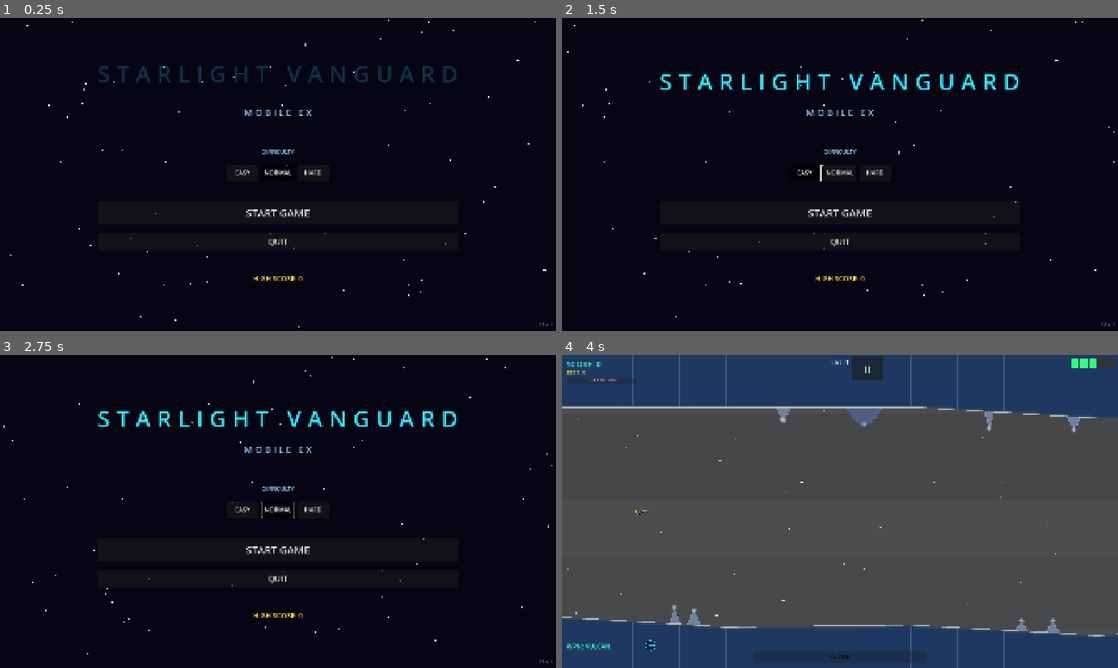
Above: before the commit, frames 1-4 (two rows, left to right).
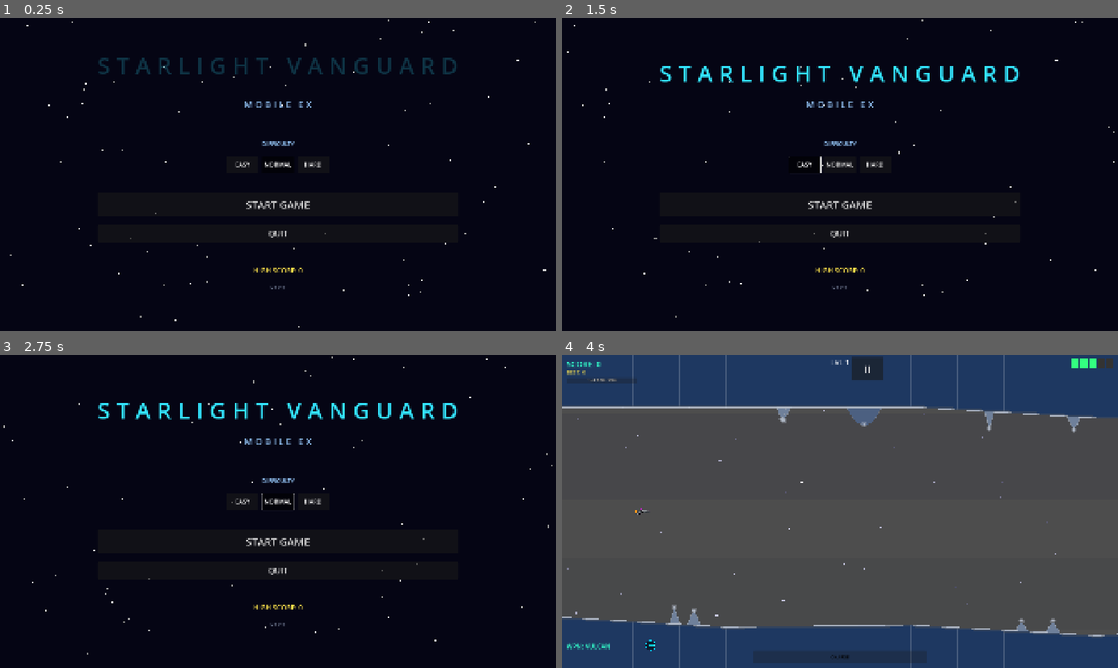
Above: after the commit, the same moments.

Repository: b6-stack/rtype-game
Game: Godot game, scene res://scenes/main_menu/MainMenu.tscn
Same seed, same stepped clock (60 frames per second), same inputs: the game is played once before the commit and once after it.
Inputs:
- Up to frame 1 (0.25 s): no input
- Up to frame 2 (1.5 s): click "EASY" at 0.5 s; click "EASY" at 1.25 s
- Up to frame 3 (2.75 s): click "NORMAL" at 2 s
- Up to frame 4 (4 s): click "NORMAL" at 2.75 s; click "START GAME" at 3.5 s

The runs differ from the first frame. In frame 1, 2.7% of the frame differs, in the area x 17-100%, y 12-99%; in frame 2, 3.2%, in the area x 17-100%, y 15-99%; in frame 3, 3.2%; in frame 4, nothing differs.

Commit message:
Move version label into the visible menu layout
The version label was anchored to the bottom-right screen corner,
which likely sat under/near the Android gesture nav area or was just
too subtle (small, low-alpha, far corner) to notice. Moved it into
the main VBox below the high score, guaranteed visible layout space
regardless of screen safe-area insets.

Co-Authored-By: Claude Sonnet 5 <noreply@anthropic.com>

Diff:
--- a/autoloads/GameState.gd
+++ b/autoloads/GameState.gd
@@ -8,7 +8,7 @@
 
 ## Bump this alongside export_presets.cfg's version/name on every release
 ## so the main menu version label reflects what's actually installed.
-const APP_VERSION := "1.2.1"
+const APP_VERSION := "1.2.2"
 
 signal score_changed(new_score: int)
 signal lives_changed(new_lives: int)
--- a/scenes/main_menu/MainMenu.gd
+++ b/scenes/main_menu/MainMenu.gd
@@ -5,7 +5,7 @@
 @onready var _quit_btn: Button = $Center/VBox/QuitButton
 @onready var _hi_score_label: Label = $Center/VBox/HiScoreLabel
 @onready var _star_container: Node2D = $StarContainer
-@onready var _version_label: Label = $VersionLabel
+@onready var _version_label: Label = $Center/VBox/VersionLabel
 @onready var _difficulty_buttons: Array[Button] = [
 	$Center/VBox/DifficultyRow/EasyButton,
 	$Center/VBox/DifficultyRow/NormalButton,
--- a/scenes/main_menu/MainMenu.tscn
+++ b/scenes/main_menu/MainMenu.tscn
@@ -116,18 +116,9 @@
 theme_override_font_sizes/font_size = 24
 theme_override_colors/font_color = Color(1.0, 0.9, 0.3, 1)
 
-[node name="VersionLabel" type="Label" parent="."]
-layout_mode = 1
-anchors_preset = 3
-anchor_left = 1.0
-anchor_top = 1.0
-anchor_right = 1.0
-anchor_bottom = 1.0
-offset_left = -160.0
-offset_top = -36.0
-offset_right = -12.0
-offset_bottom = -8.0
+[node name="VersionLabel" type="Label" parent="Center/VBox"]
+layout_mode = 2
 text = "v0.0.0"
-horizontal_alignment = 2
-theme_override_font_sizes/font_size = 16
-theme_override_colors/font_color = Color(0.5, 0.55, 0.65, 0.8)
+horizontal_alignment = 1
+theme_override_font_sizes/font_size = 18
+theme_override_colors/font_color = Color(0.55, 0.6, 0.7, 0.9)
Not shown, changed: export_presets.cfg
